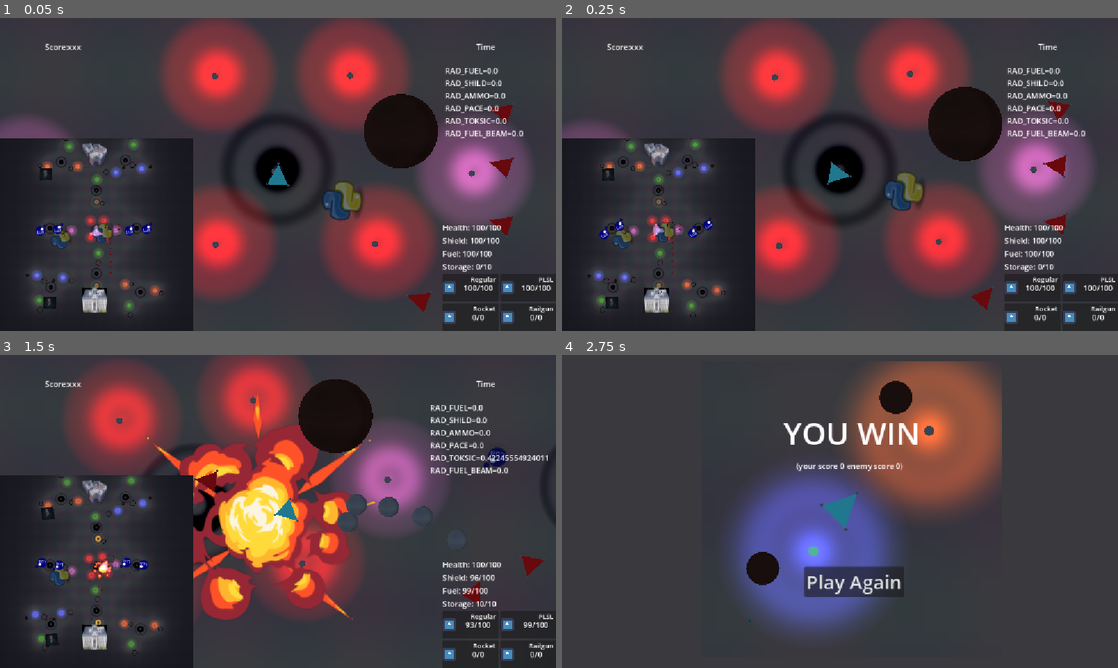
Above: before the commit, frames 1-4 (two rows, left to right).
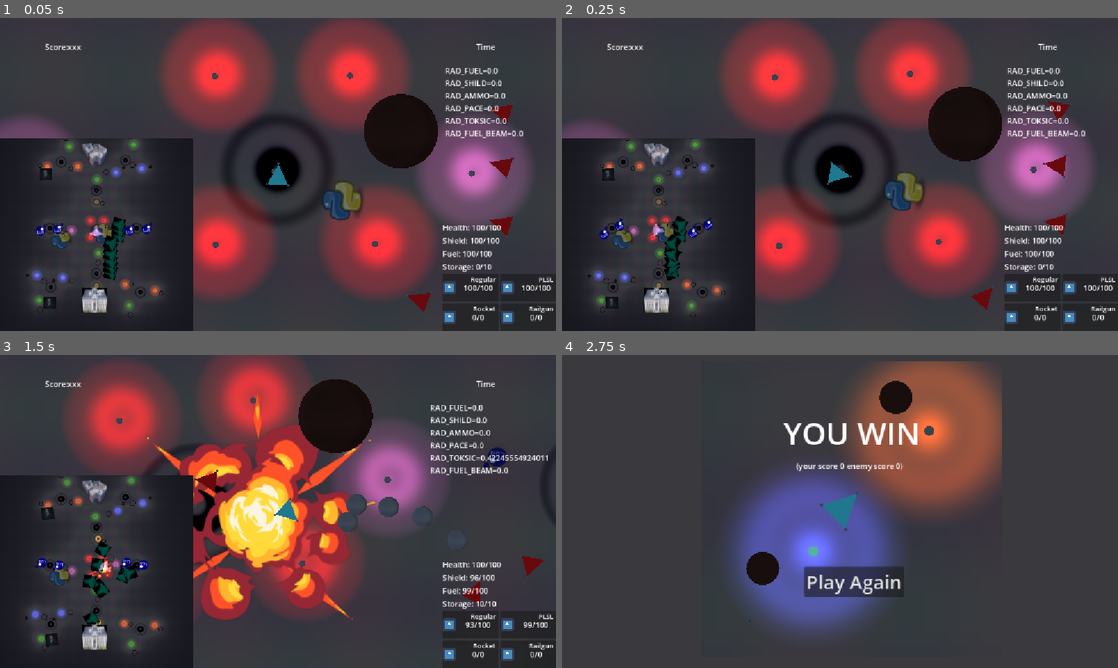
Above: after the commit, the same moments.

Repository: forklovee/SpaceJam2026
Game: Godot game, scene res://main.tscn
Same seed, same stepped clock (60 frames per second), same inputs: the game is played once before the commit and once after it. The engine's default icon, where the game draws it, is replaced by a stand-in: a white triangle on a blue panel in a dark square.
Inputs (mouse positions are in pixels of both pictures, inside the frame that each line leads up to):
- Up to frame 1 (0.05 s): no input
- Up to frame 2 (0.25 s): no input
- Up to frame 3 (1.5 s): move the mouse to (400, 495) at 0.52 s; press the mouse at (400, 495) at 0.53 s; hold D (Right) 0.53-1.28 s; move the mouse to (166, 527) at 1.27 s; release the mouse at (166, 527) at 1.28 s; hold S (Down) from 1.28 s (still down); right-click (166, 527) at 1.35 s
- Up to frame 4 (2.75 s): move the mouse to (895, 442) at 2.02 s; release S (Down) at 2.03 s; hold D (Right) from 2.03 s (still down); hold Delete from 2.03 s (still down)

The runs differ from the first frame. In frame 1, 0.5% of the frame differs, in the area x 18-23%, y 63-84%; in frame 2, 0.5%; in frame 3, 0.6%, in the area x 14-25%, y 59-87%; in frame 4, nothing differs.

Commit message:
enemy on minimap
enemy on minimap

Diff:
--- a/Ship/EnemyShip/base_enemy_ship.tscn
+++ b/Ship/EnemyShip/base_enemy_ship.tscn
@@ -5,12 +5,20 @@
 [ext_resource type="Script" uid="uid://igrhyjykhvyq" path="res://Ship/EnemyShip/enemy_ship.gd" id="2_ur6lp"]
 [ext_resource type="Script" uid="uid://nncr2juntu8h" path="res://AI/EnemyController.gd" id="2_uweob"]
 [ext_resource type="PackedScene" uid="uid://cnkt4114trhuc" path="res://Ship/Gun/regular_gun.tscn" id="3_vvrke"]
+[ext_resource type="Texture2D" uid="uid://ce7ywcbkyruob" path="res://Arty/spaceship.png" id="6_fmewf"]
 
 [sub_resource type="CylinderShape3D" id="CylinderShape3D_uweob"]
 radius = 4.0
 
 [sub_resource type="StandardMaterial3D" id="StandardMaterial3D_25uhw"]
 albedo_color = Color(1, 0, 0, 1)
+
+[sub_resource type="PlaneMesh" id="PlaneMesh_fi8xv"]
+
+[sub_resource type="StandardMaterial3D" id="StandardMaterial3D_v2b7s"]
+shading_mode = 0
+albedo_color = Color(0, 0.43699342, 0.368303, 1)
+albedo_texture = ExtResource("6_fmewf")
 
 [node name="BaseEnemyShip" unique_id=1525440035 groups=["EnemyShip"] instance=ExtResource("1_25uhw")]
 script = ExtResource("2_ur6lp")
@@ -41,6 +49,12 @@
 [node name="EnemyOnDie" type="Node" parent="." index="7" unique_id=1262769558]
 script = ExtResource("2_8qru5")
 
+[node name="GreenMinMap" type="MeshInstance3D" parent="." index="10" unique_id=766367793]
+transform = Transform3D(0.12641177, 0, -2.9973354, 0, 3, 0, 2.9973354, 0, 0.12641177, 0, 0.4, 0)
+layers = 1024
+mesh = SubResource("PlaneMesh_fi8xv")
+surface_material_override/0 = SubResource("StandardMaterial3D_v2b7s")
+
 [connection signal="died" from="." to="EnemyOnDie" method="_on_base_enemy_ship_died"]
 [connection signal="body_entered" from="SightSense" to="EnemyController" method="_on_sight_sense_body_entered"]
 [connection signal="body_exited" from="SightSense" to="EnemyController" method="_on_sight_sense_body_exited"]
